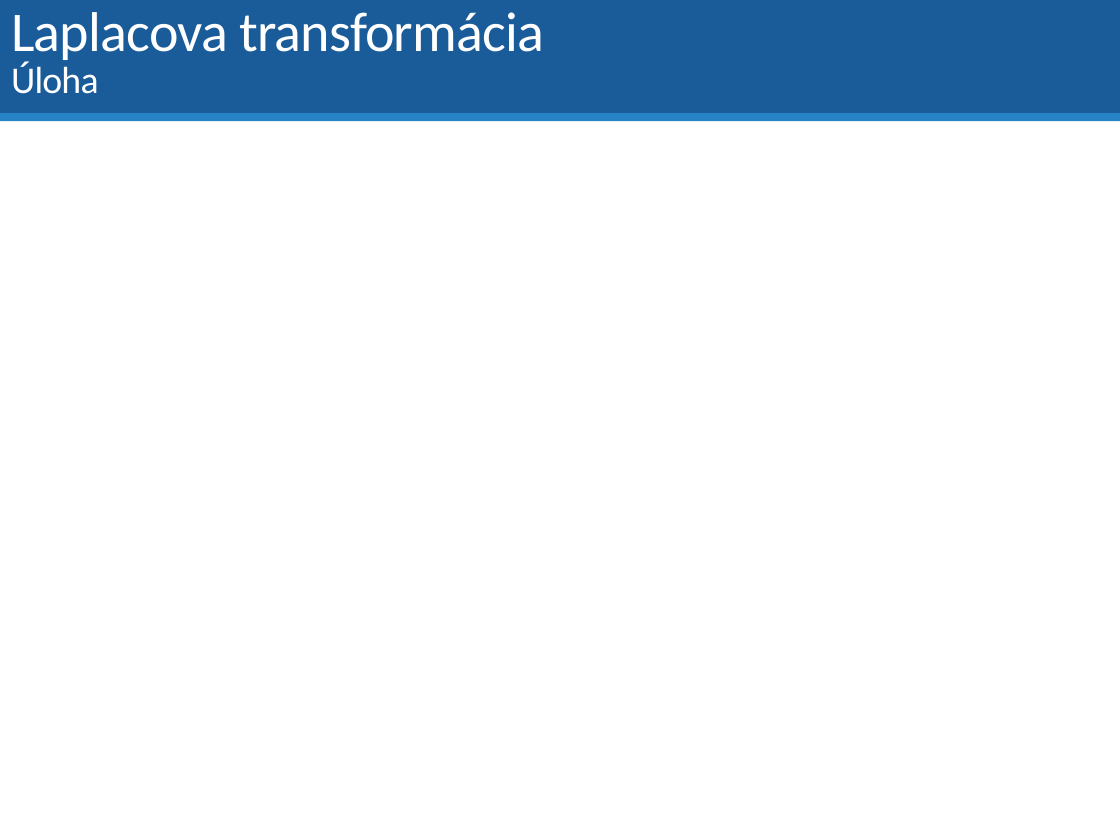
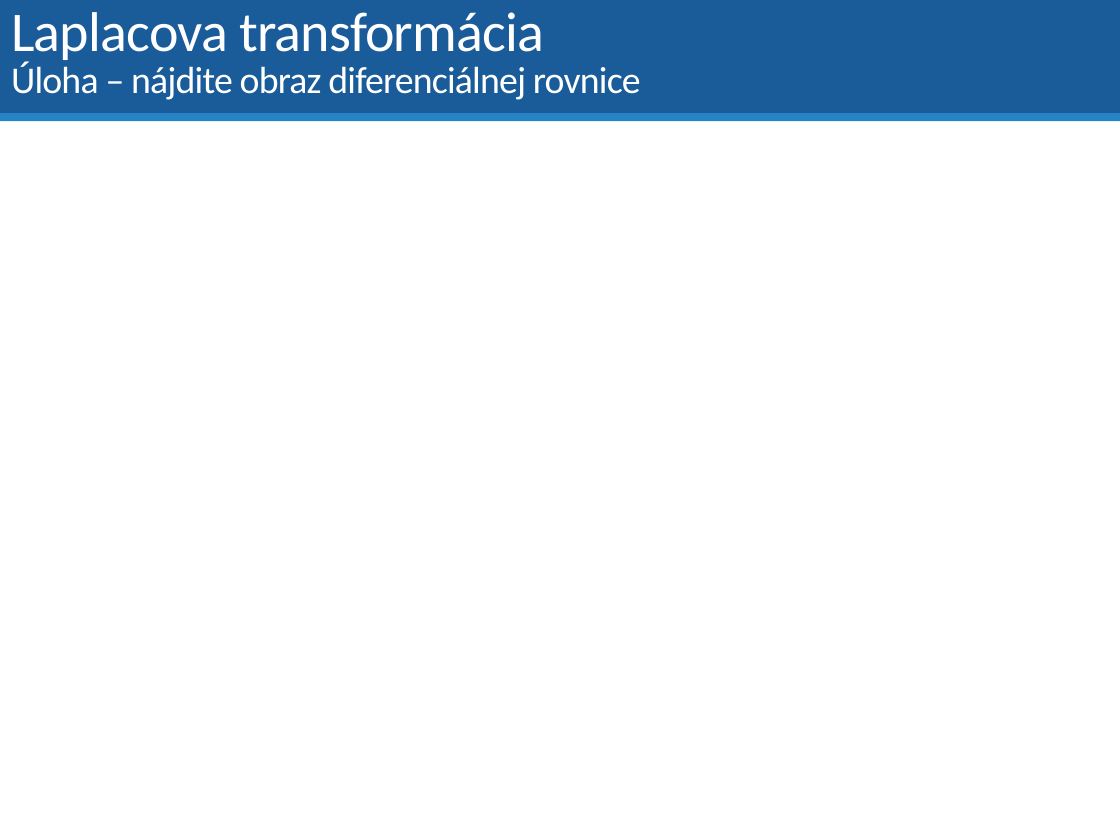
Before and after one commit to dodekm/TeamProjektKybernetika, a slide deck: slide 34 of Nove prednasky/P01_02_03_dynamika_dif_rovnice_LPT_prenosova_funkcia_modelovanie.pptx. Drawn at 1120x840 pixels with LibreOffice and Linux fonts; fonts in the diff are those of the drawing; grey boxes stand for pictures. Boxes give left, top, right and bottom in pixels: in the first picture for what was removed or moved away, otherwise in the second. Text is boxed around its words. In the diff, an @@ line names an element or a change of style, - is before the commit and + after.

```diff
--- a/Nove prednasky/P01_02_03_dynamika_dif_rovnice_LPT_prenosova_funkcia_modelovanie.pptx
+++ b/Nove prednasky/P01_02_03_dynamika_dif_rovnice_LPT_prenosova_funkcia_modelovanie.pptx
@@ title at (11, 12, 641, 100): text changed; size 36 to 24.3 pt @@
-Laplacova transformácia
-Úloha
+Laplacova transformácia
+Úloha – nájdite obraz diferenciálnej rovnice
```
Also in this commit, not shown: 3 other slides changed, 2 slides removed, 1 other file.
